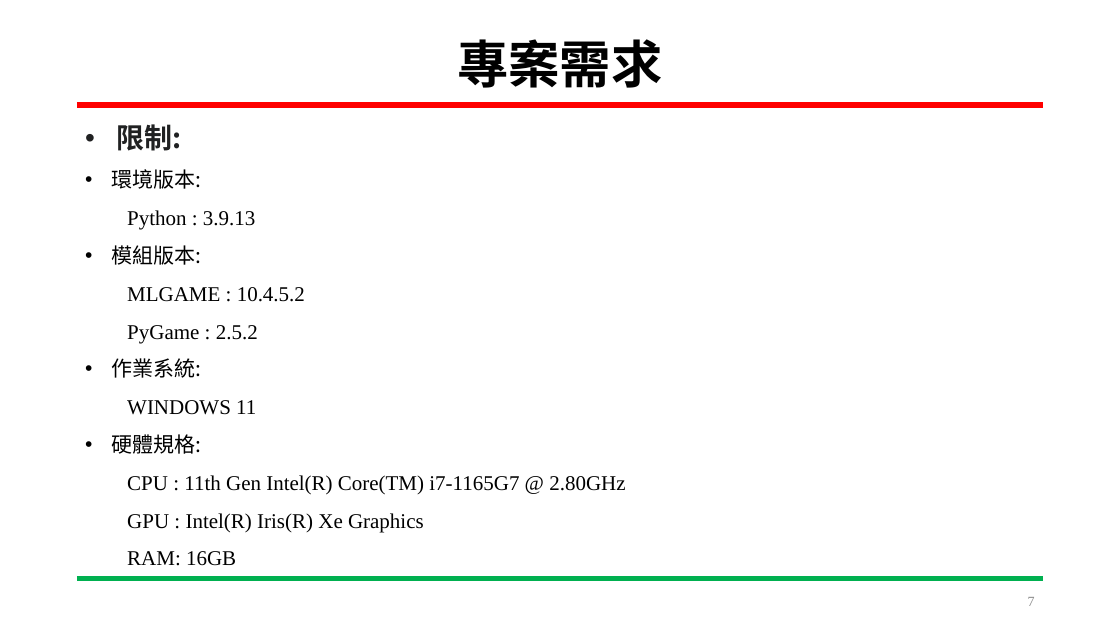
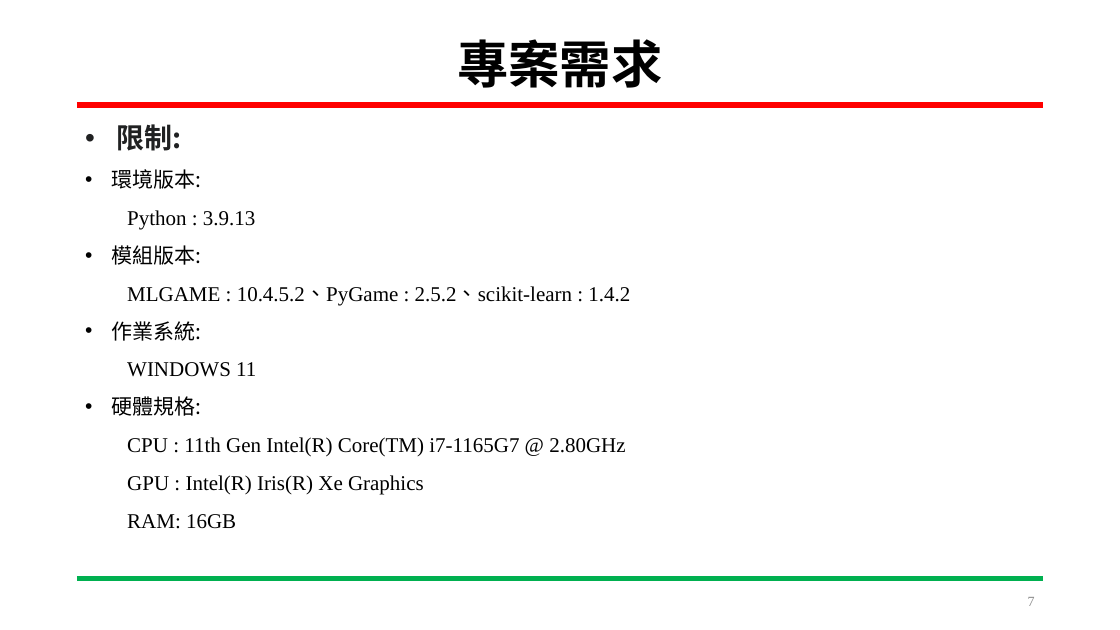
Before and after one commit to HOURFA/ML, a slide deck: slide 7 of final_project/DevelopmentLog/ML_finalproject.pptx. Drawn at 1120x630 pixels with LibreOffice and Linux fonts; fonts in the diff are those of the drawing. Boxes give left, top, right and bottom in pixels: in the first picture for what was removed or moved away, otherwise in the second. Text is boxed around its words. In the diff, an @@ line names an element or a change of style, - is before the commit and + after.

```diff
--- a/final_project/DevelopmentLog/ML_finalproject.pptx
+++ b/final_project/DevelopmentLog/ML_finalproject.pptx
@@ text at [127, 286, 630, 305]: text changed @@
-  MLGAME : 10.4.5.2
-  PyGame : 2.5.2
+  MLGAME : 10.4.5.2、PyGame : 2.5.2、scikit-learn : 1.4.2
```
Also in this commit, not shown: 9 other slides changed, 2 slides added, 1 other file.
